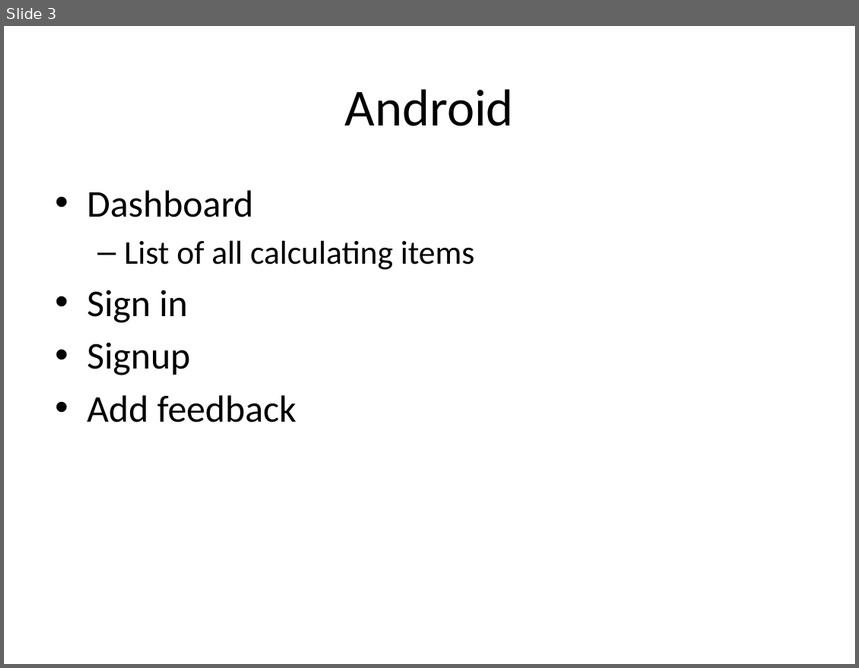
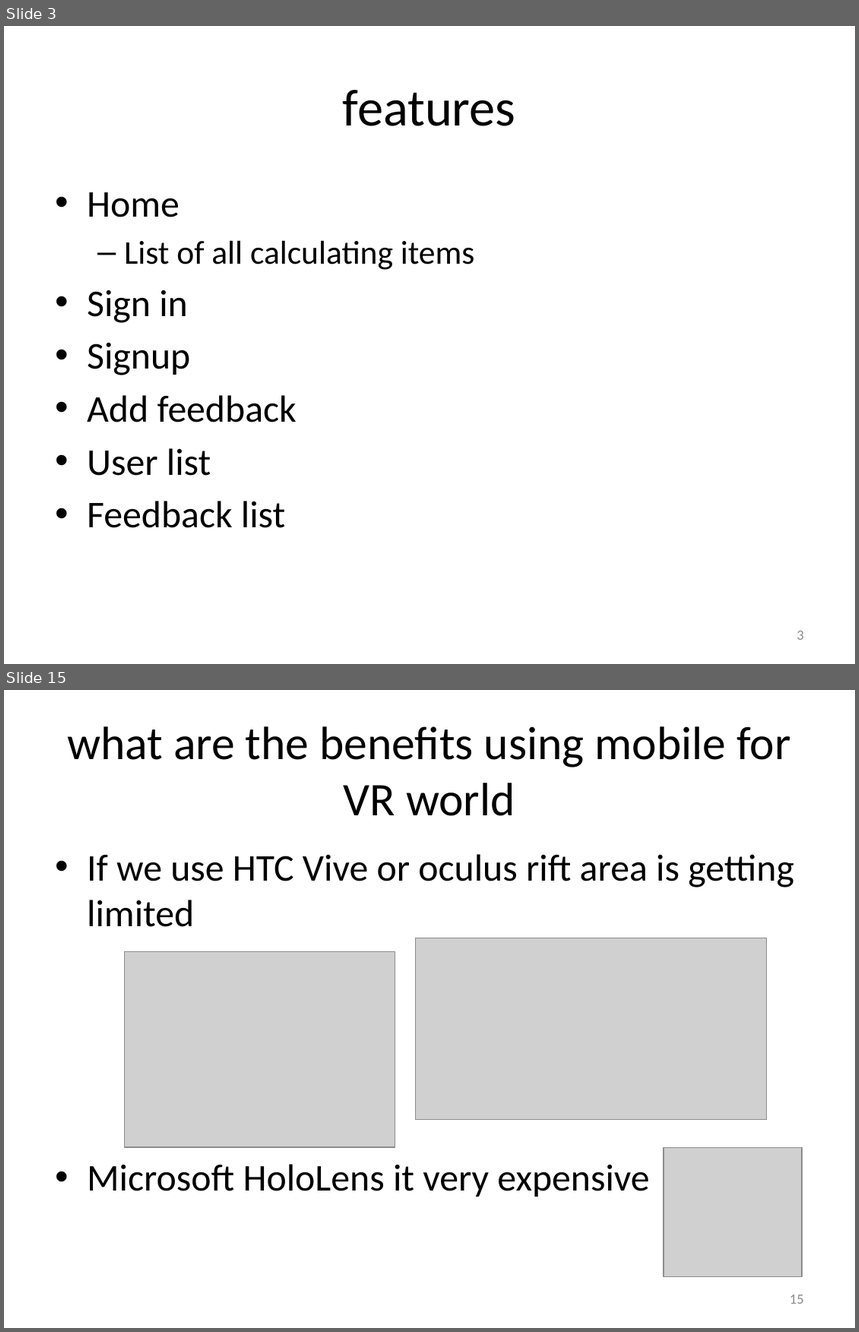
Before and after one commit to mcdperera/Firecalc, a slide deck: docs/presentation.pptx. Shown one above the other, each under a label of ours: slide 3 before the commit, slides 3 and 15 after it; the slides between them are not shown. The pictures are 859x668 and 859x1332 pixels, drawn with LibreOffice and Linux fonts; fonts in the diff are those of the drawing; grey boxes stand for pictures. Boxes give left, top, right and bottom in pixels: in the first picture for what was removed or moved away, otherwise in the second. Text is boxed around its words. In the diff, an @@ line names an element or a change of style, - is before the commit and + after.

Commit message:
videos related to android and ios uploaded.

```diff
--- a/docs/presentation.pptx
+++ b/docs/presentation.pptx
@@ slide 15 added at <box>4,690,855,1328</box>, background #FFFFFF @@
@@ title added at <box>67,726,791,816</box>, 39.6 pt, text #000000 @@
+what are the benefits using mobile for VR world
@@ text added at <box>87,854,794,1197</box>, 32 pt, text #000000 @@
+• If we use HTC Vive or oculus rift area is getting limited
+• Microsoft HoloLens it very expensive
@@ picture added at <box>415,939,767,1120</box> @@
@@ picture added at <box>125,951,395,1147</box> @@
@@ picture added at <box>664,1148,801,1277</box> @@
@@ page number added at <box>790,1295,804,1304</box>, 12 pt, text #8C8C8C @@
+15
@@ slide 3 changed as well @@
@@ title at <box>343,90,516,126</box>: text changed @@
-Android
+features
@@ text at <box>87,192,180,218</box>: text changed @@
-• Dashboard
+• Home
@@ text at <box>87,449,285,528</box>: paragraphs added @@
+• User list
+• Feedback list
@@ page number added at <box>797,631,804,640</box>, 12 pt, text #8C8C8C @@
+3
```
Also in this commit, not shown: 2 other slides changed, 15 other slides added, 2 other files.
